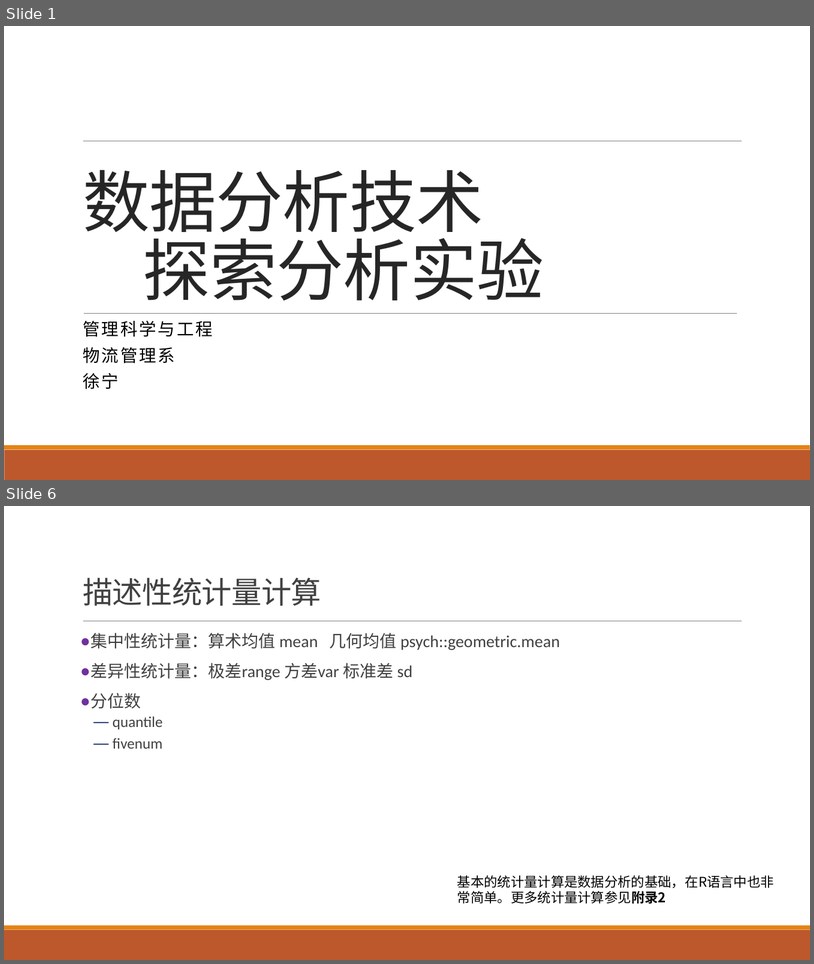
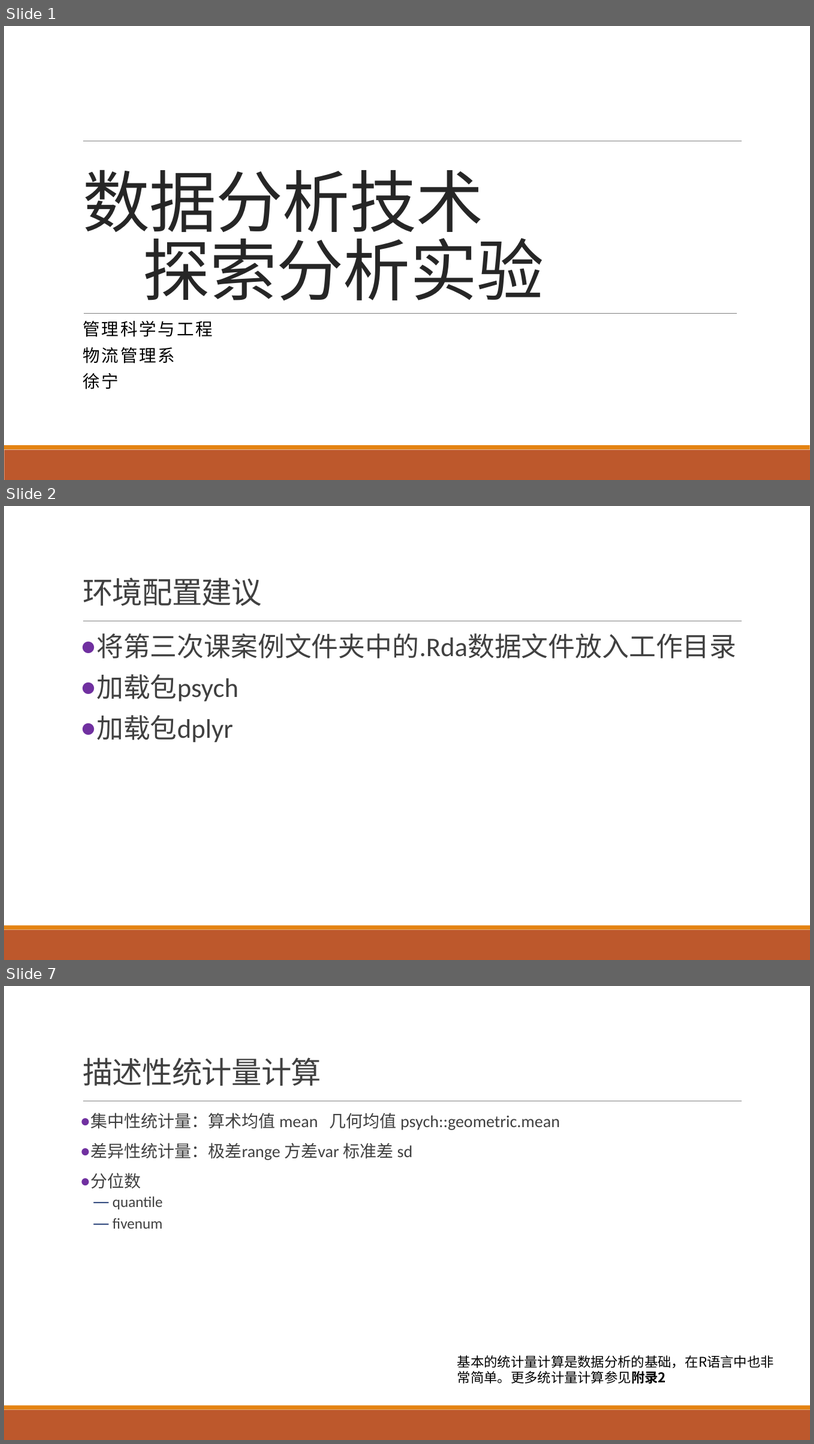
Before and after one commit to exoplanetX/DataAnalytics, a slide deck: 实验3-探索性分析.pptx. Shown one above the other, each under a label of ours: slides 1 and 6 before the commit, slides 1, 2 and 7 after it; the slides between them are not shown. The pictures are 814x964 and 814x1444 pixels, drawn with LibreOffice and Linux fonts; fonts in the diff are those of the drawing. Boxes give left, top, right and bottom in pixels: in the first picture for what was removed or moved away, otherwise in the second. Text is boxed around its words. In the diff, an @@ line names an element or a change of style, - is before the commit and + after.

```diff
--- a/实验3-探索性分析.pptx
+++ b/实验3-探索性分析.pptx
@@ slide 2 added at <box>4,506,810,960</box>, background #FFFFFF; not listed: 3 template elements that a slide beside it also shows @@
@@ title added at <box>83,577,262,606</box>, 36 pt, text #404040 @@
+环境配置建议
@@ text added at <box>96,633,737,742</box>, 32 pt, text #404040 @@
+● 将第三次课案例文件夹中的.Rda数据文件放入工作目录
+● 加载包psych
+● 加载包dplyr
@@ what was slide 6 is now slide 7 @@
```
Also in this commit, not shown: 7 slides changed, 1 slide removed.
